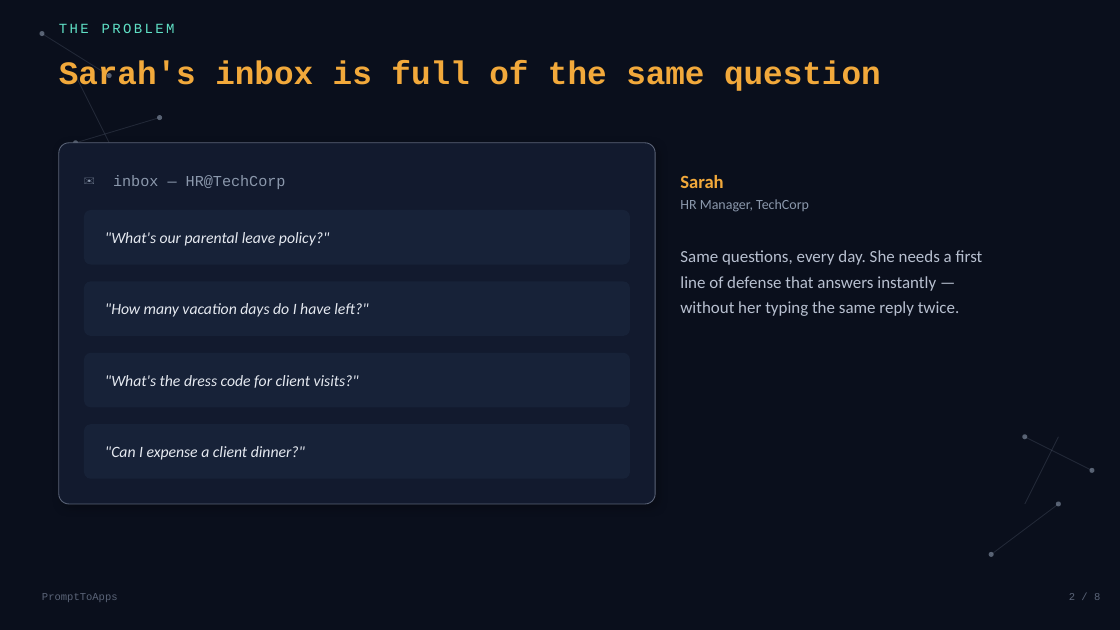
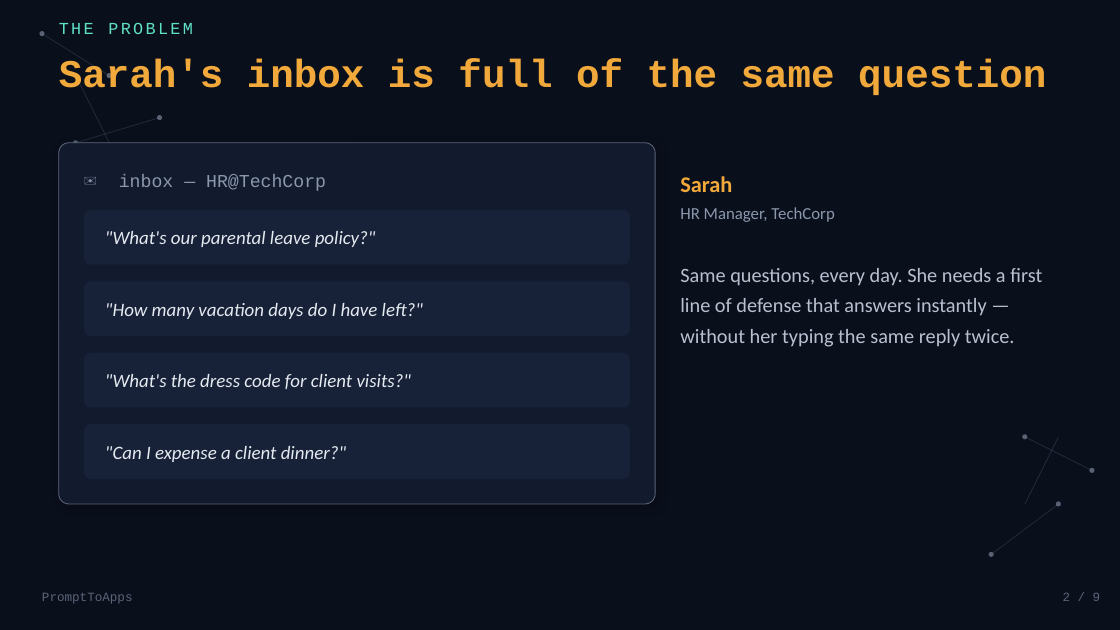
Before and after one commit to balajich/spring-ai-with-llama, a slide deck: slide 2 of slides/01-hello-spring-ai.pptx. Drawn at 1120x630 pixels with LibreOffice and Linux fonts; fonts in the diff are those of the drawing. Boxes give left, top, right and bottom in pixels: in the first picture for what was removed or moved away, otherwise in the second. Text is boxed around its words. In the diff, an @@ line names an element or a change of style, - is before the commit and + after.

```diff
--- a/slides/01-hello-spring-ai.pptx
+++ b/slides/01-hello-spring-ai.pptx
@@ text "THE PROBLEM" at (59,23,193,34): size 12 to 14.4 pt @@
@@ text "Sarah's inbox is full of ..." at (59,58,1046,95): size 28 to 33.6 pt @@
@@ text "✉ inbox — HR@TechCorp" at (119,175,326,191): size 13 to 15.6 pt @@
@@ text "Sarah" at (680,176,1042,347): size 16 to 19.2 pt in "Sarah"; size 12 to 14.4 pt in "HR Manager, TechCorp"; size 14.5 to 17.4 pt in "Same questions, every day. She needs a ...", "line of defense that answers instantly —", "without her typing the same reply twice." @@
@@ size 13.5 to 16.2 pt in 4 elements at (105,231,376,247), (105,303,423,319), (105,374,411,389), (105,446,346,462) @@
@@ text "PromptToApps" at (42,593,133,604): size 9 to 10.8 pt @@
@@ text at (1063,593,1101,601): text changed; size 9 to 10.8 pt @@
-2 / 8
+2 / 9
```
Also in this commit, not shown: 7 other slides changed, 1 slide added, 4 other files.
